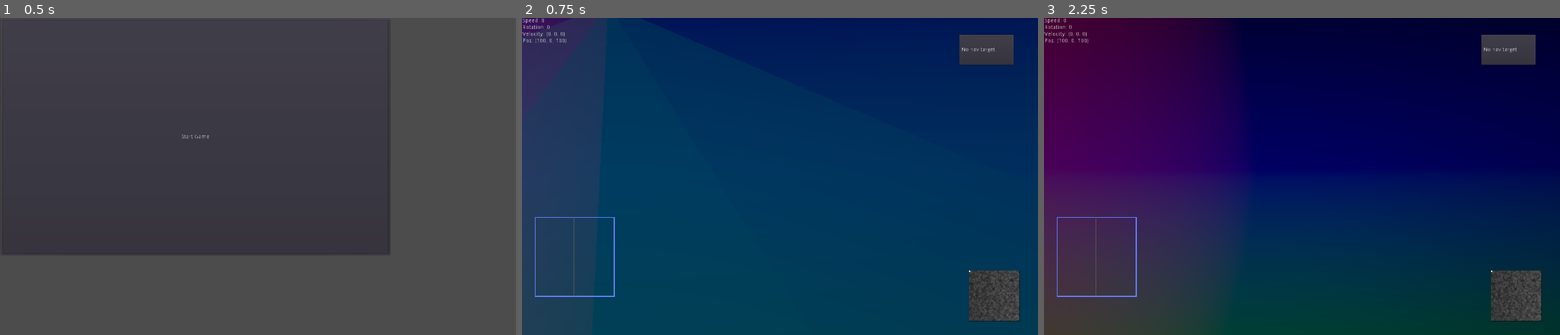
Above: before the commit, frames 1-3 (left to right).
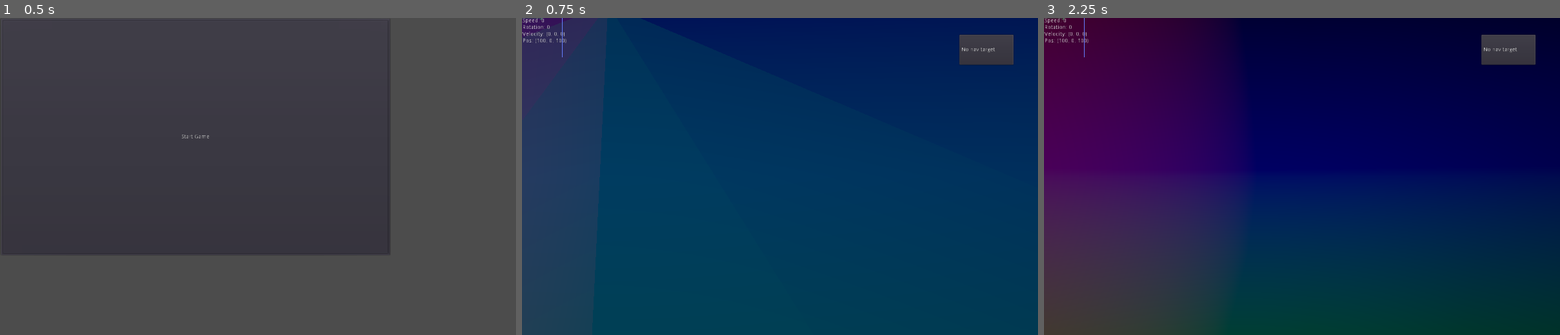
Above: after the commit, the same moments.

Repository: wraitii/WindRider
Game: Godot game, scene res://source/gui/MainMenu.tscn
The game is run twice, just before and just after one commit, with the same random seed, the same clock (stepped at 60 frames per second) and the same inputs.
Inputs:
- Up to frame 1 (0.5 s): no input
- Up to frame 2 (0.75 s): click "Start Game" at 0.5 s
- Up to frame 3 (2.25 s): tap Enter (ship_dock) at 1.25, 1.35 s; hold Right (ship_rotate_right) 1.28-2.03 s; tap Escape (ship_reset_systems) at 2 s; hold Down (ship_reverse) from 2.03 s (still down); tap C (switch_camera) at 2.1 s

Frame 1 is identical in both runs. In frame 2, 1.8% of the frame differs, in the area x 0-97%, y 0-96%; in frame 3, 1.8%.
Error in both runs: Unable to iterate on object of type 'Nil'. (res://source/game/Galaxy.gd:10)

Commit message:
WIP new radar

Diff:
--- a/project.godot
+++ b/project.godot
@@ -39,7 +39,8 @@
 
 window/size/width=1300
 window/size/height=800
-window/size/borderless=true
+window/size/resizable=false
+window/size/fullscreen=true
 window/stretch/mode="2d"
 window/stretch/aspect="keep_width"
 
--- a/source/game/Ship.gd
+++ b/source/game/Ship.gd
@@ -50,6 +50,9 @@
 
 func _process(delta):
 	pass
+
+func stat(stat):
+	return shipStats.get(stat)
 
 ##############################
 ##############################
--- a/source/game/gui/Radar.gd
+++ b/source/game/gui/Radar.gd
@@ -4,9 +4,21 @@
 var radar = {}
 
 func _process(delta):
-	var playerShip = Core.gameState.player.get_current_ship()
+	var playerShip = Core.gameState.playerShip
+	if !playerShip:
+		return;
+
+	## TODO: Handle rotations of the ship in Follow mode
+
+	var velocity = playerShip.get_linear_velocity()
+	velocity = Vector2(velocity.x, -velocity.z);
+	var angle = velocity.normalized().angle_to(Vector2(1,0))
+	get_node('Radar/center/movementArrow').rotation = angle
+	var scaleR = playerShip.get_linear_velocity().length() / playerShip.stat('max_speed');
+	get_node('Radar/center/movementArrow').scale = Vector2(scaleR, scaleR)
+
+
 	var landables = get_tree().get_nodes_in_group('Landables')
-
 	for l in landables:
 		var pixel;
 		var id;
@@ -27,7 +39,7 @@
 			]
 			pixel.scale = Vector2(3,3)
 			pixel.color = Color(1, 1, 0)
-			get_node('center').add_child(pixel)
+			get_node('Radar/center').add_child(pixel)
 			radar[id] = pixel
 		var p = (l.translation - playerShip.translation)
 		pixel.position = Vector2(p.x, p.z) * 0.5
--- a/source/game/gui/Radar.tscn
+++ b/source/game/gui/Radar.tscn
@@ -2,51 +2,38 @@
 
 [ext_resource path="res://source/game/gui/Radar.gd" type="Script" id=1]
 
-[node name="Radar" type="Container"]
-anchor_left = 0.0
-anchor_top = 0.0
+[node name="RadarCenter" type="Control"]
+
+[node name="Radar" type="Container" parent="."]
 anchor_right = 1.0
 anchor_bottom = 1.0
 margin_left = -100.0
 margin_top = -100.0
-margin_right = -1200.0
-margin_bottom = -700.0
-rect_pivot_offset = Vector2( 0, 0 )
+margin_right = 100.0
+margin_bottom = 100.0
 rect_clip_content = true
-mouse_filter = 0
-mouse_default_cursor_shape = 0
-size_flags_horizontal = 1
-size_flags_vertical = 1
 script = ExtResource( 1 )
 
-[node name="center" type="Control" parent="."]
-anchor_left = 0.0
-anchor_top = 0.0
-anchor_right = 0.0
-anchor_bottom = 0.0
+[node name="center" type="Control" parent="Radar"]
 margin_left = 100.0
 margin_top = 100.0
-rect_pivot_offset = Vector2( 0, 0 )
-rect_clip_content = false
-mouse_filter = 0
-mouse_default_cursor_shape = 0
-size_flags_horizontal = 1
-size_flags_vertical = 1
 
-[node name="Line2D" type="Line2D" parent="."]
+[node name="movementArrow" type="Line2D" parent="Radar/center"]
+points = PoolVector2Array( 0, 0, 50, 0, 45, 5, 50, 0, 45, -5 )
+width = 2.0
+default_color = Color( 0.317647, 0.760784, 0.431373, 0.313726 )
+texture_mode = 923477152
+
+[node name="Line2D" type="Line2D" parent="Radar"]
 position = Vector2( 100, 100 )
 points = PoolVector2Array( -100, -100, 100, -100, 100, 100, -100, 100, -100, -100 )
 width = 3.0
 default_color = Color( 0.4, 0.501961, 1, 1 )
 texture_mode = 45
-sharp_limit = 2.0
-round_precision = 8
 
-[node name="playerCross" type="Line2D" parent="."]
+[node name="playerCross" type="Line2D" parent="Radar"]
 position = Vector2( -1.17493, 0 )
 points = PoolVector2Array( 0, 100, 200, 100, 100, 100, 100, 0, 100, 200 )
 width = 1.0
 default_color = Color( 0.356863, 0.345098, 0.344196, 1 )
 texture_mode = -1254884560
-sharp_limit = 2.0
-round_precision = 8
--- a/source/game/gui/VelocityRadar.gd
+++ /dev/null
@@ -1,34 +0,0 @@
-extends Node2D
-
-export (Vector2) var velocity = Vector2(0,0) setget set_velocity;
-export (float) var maxSpeed = 10.0;
-
-var angle;
-
-var following = null setget set_follower, get_follower;
-
-func _process(delta):
-	if following:
-		velocity = following.get_linear_velocity()
-		velocity = Vector2(velocity.x, -velocity.z);
-		angle = velocity.normalized().angle_to(Vector2(0,1).rotated(following.rotation.y))
-	else:
-		velocity = Vector2(0,0)
-		angle = 0
-
-	var pos = velocity.length()/ maxSpeed * -64.0 * Vector2(0,1).rotated(angle) + Vector2(64, 64);
-	get_node('Container/Sprite').position = pos;
-
-	#rotation = angle;
-
-func set_velocity(vel):
-	velocity = vel;
-
-func set_follower(f):
-	following = f;
-	maxSpeed = following.shipStats.get('max_speed');
-	if maxSpeed == 0:
-		maxSpeed = 1.0
-
-func get_follower():
-	return following;
--- a/source/game/gui/VelocityRadar.tscn
+++ /dev/null
@@ -1,76 +0,0 @@
-[gd_scene load_steps=8 format=2]
-
-[ext_resource path="res://source/game/gui/VelocityRadar.gd" type="Script" id=1]
-
-[sub_resource type="OpenSimplexNoise" id=1]
-
-seed = 2
-octaves = 5
-period = 3.2
-persistence = 0.76
-lacunarity = 0.7
-
-[sub_resource type="NoiseTexture" id=2]
-
-flags = 7
-width = 128
-height = 128
-seamless = false
-as_normalmap = false
-noise = SubResource( 1 )
-
-[sub_resource type="Gradient" id=3]
-
-offsets = PoolRealArray( 0, 1 )
-colors = PoolColorArray( 0, 0, 0, 0.57, 0, 0, 0, 0.453843 )
-
-[sub_resource type="GradientTexture" id=4]
-
-flags = 4
-gradient = SubResource( 3 )
-width = 126
-
-[sub_resource type="Gradient" id=5]
-
-offsets = PoolRealArray( 0, 1 )
-colors = PoolColorArray( 1, 1, 1, 1, 1, 1, 1, 1 )
-
-[sub_resource type="GradientTexture" id=6]
-
-flags = 4
-gradient = SubResource( 5 )
-width = 8
-
-[node name="VelocityRadar" type="Node2D"]
-script = ExtResource( 1 )
-velocity = Vector2( 0, 0 )
-maxSpeed = 10.0
-
-[node name="Container" type="Container" parent="."]
-anchor_left = 0.0
-anchor_top = 0.0
-anchor_right = 0.0
-anchor_bottom = 0.0
-margin_left = -64.0
-margin_top = -64.0
-margin_right = 64.0
-margin_bottom = 64.0
-rect_pivot_offset = Vector2( 0, 0 )
-rect_clip_content = true
-mouse_filter = 0
-mouse_default_cursor_shape = 0
-size_flags_horizontal = 1
-size_flags_vertical = 1
-
-[node name="noise" type="Sprite" parent="Container"]
-texture = SubResource( 2 )
-centered = false
-
-[node name="black" type="Sprite" parent="Container"]
-scale = Vector2( 1.03192, 128.495 )
-texture = SubResource( 4 )
-centered = false
-
-[node name="Sprite" type="Sprite" parent="Container"]
-scale = Vector2( 1, 8 )
-texture = SubResource( 6 )
--- a/source/game/ingame.gd
+++ b/source/game/ingame.gd
@@ -20,7 +20,6 @@
 
 func _loaded_player_ship():
 	get_node('Camera').followedShip = Core.gameState.playerShip
-	get_node('VelocityRadar').set_follower(Core.gameState.playerShip)
 	get_node('NavSystem').navSystem = Core.gameState.playerShip.navSystem
 
 func bring_ship_in(shipID):
--- a/source/game/ingame.tscn
+++ b/source/game/ingame.tscn
@@ -1,13 +1,12 @@
-[gd_scene load_steps=12 format=2]
+[gd_scene load_steps=11 format=2]
 
 [ext_resource path="res://source/game/ingame.gd" type="Script" id=1]
 [ext_resource path="res://source/game/Camera.gd" type="Script" id=2]
 [ext_resource path="res://source/game/CommandManager.gd" type="Script" id=3]
 [ext_resource path="res://source/game/InGameInput.gd" type="Script" id=4]
 [ext_resource path="res://source/game/Speed.gd" type="Script" id=5]
-[ext_resource path="res://source/game/gui/VelocityRadar.tscn" type="PackedScene" id=6]
-[ext_resource path="res://source/game/gui/NavSystem.tscn" type="PackedScene" id=7]
-[ext_resource path="res://source/game/gui/Radar.tscn" type="PackedScene" id=8]
+[ext_resource path="res://source/game/gui/NavSystem.tscn" type="PackedScene" id=6]
+[ext_resource path="res://source/game/gui/Radar.tscn" type="PackedScene" id=7]
 
 [sub_resource type="ImageTexture" id=1]
 
@@ -58,17 +57,10 @@
 margin_top = -100.0
 margin_right = 300.0
 
-[node name="VelocityRadar" parent="." instance=ExtResource( 6 )]
-position = Vector2( 1189.43, 700.803 )
-
-[node name="NavSystem" parent="." instance=ExtResource( 7 )]
+[node name="NavSystem" parent="." instance=ExtResource( 6 )]
 anchor_left = 0.9
 anchor_top = 0.05
 anchor_right = 0.9
 anchor_bottom = 0.05
 
-[node name="Radar" parent="." instance=ExtResource( 8 )]
-margin_left = 31.0
-margin_top = 503.0
-margin_right = -994.0
-margin_bottom = -43.0
+[node name="RadarCenter" parent="." instance=ExtResource( 7 )]
